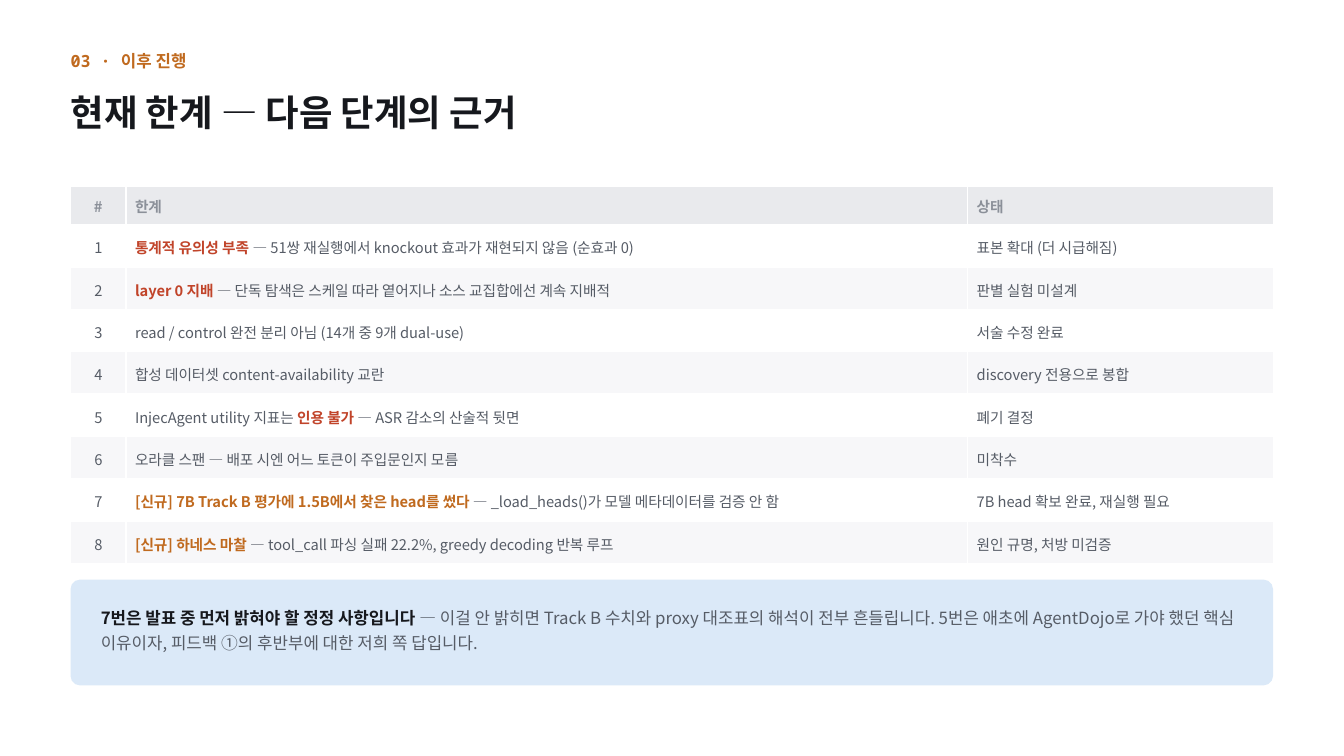
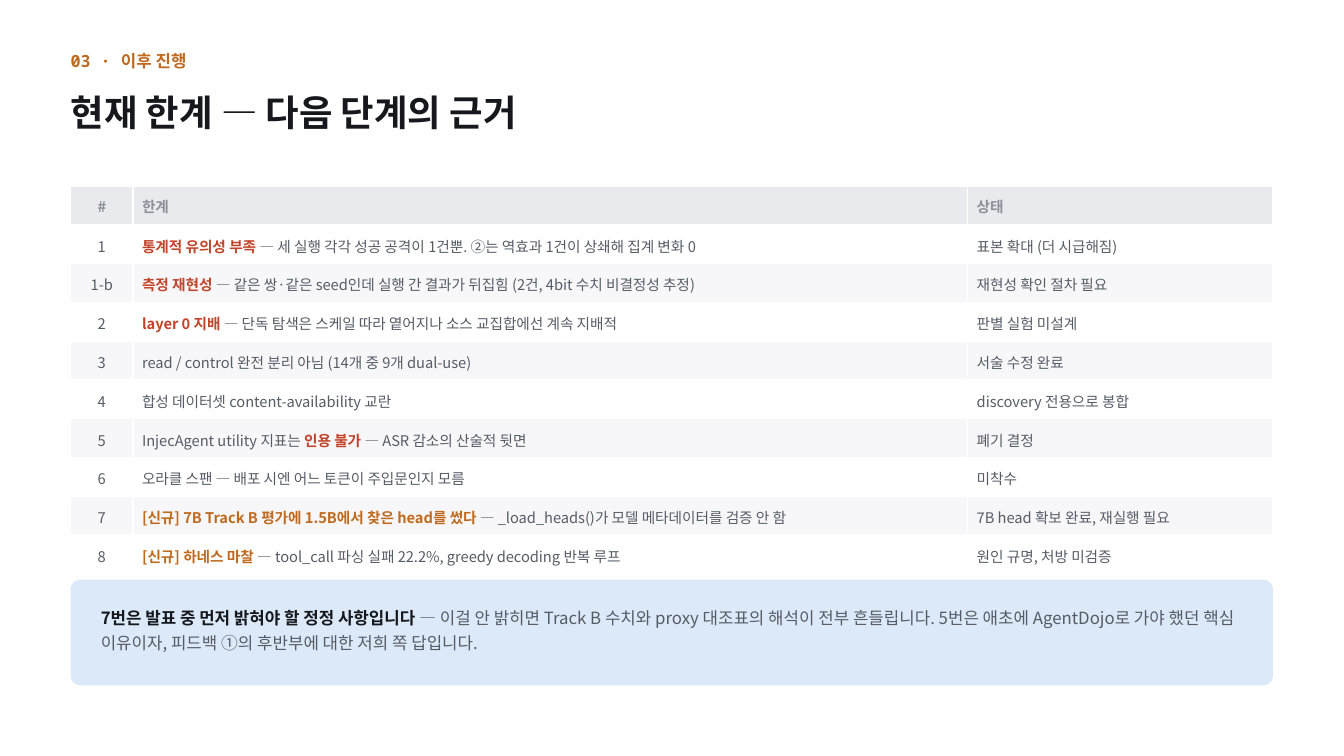
Before and after one commit to jongbin03/head_poc, a slide deck: slide 4 of docs/presentation/IPI_Head_Separation_PoC_2nd_addendum [26-08-19].pptx. Drawn at 1344x756 pixels with LibreOffice and Linux fonts; fonts in the diff are those of the drawing. Boxes give left, top, right and bottom in pixels: in the first picture for what was removed or moved away, otherwise in the second. Text is boxed around its words. In the diff, an @@ line names an element or a change of style, - is before the commit and + after.

```diff
--- a/docs/presentation/IPI_Head_Separation_PoC_2nd_addendum [26-08-19].pptx
+++ b/docs/presentation/IPI_Head_Separation_PoC_2nd_addendum [26-08-19].pptx
@@ table at (71, 187, 1273, 575) @@
-row 2: 1 | 통계적 유의성 부족 — 51쌍 재실행에서 knockout 효과가 재현되지 않음 (순효과 0) | 표본 확대 (더 시급해짐)
+row 2: 1 | 통계적 유의성 부족 — 세 실행 각각 성공 공격이 1건뿐. ②는 역효과 1건이 상쇄해 집계 변화 0 | 표본 확대 (더 시급해짐)
+row 3: 1-b | 측정 재현성 — 같은 쌍·같은 seed인데 실행 간 결과가 뒤집힘 (2건, 4bit 수치 비결정성 추정) | 재현성 확인 절차 필요
```
Also in this commit, not shown: 2 other slides changed, 2 other files.
